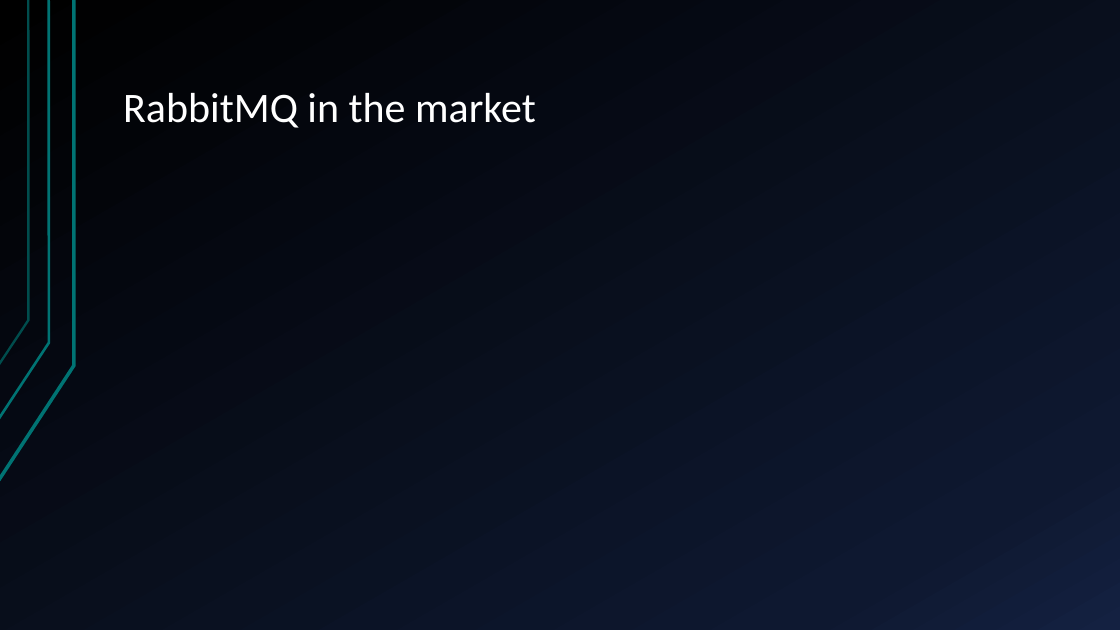
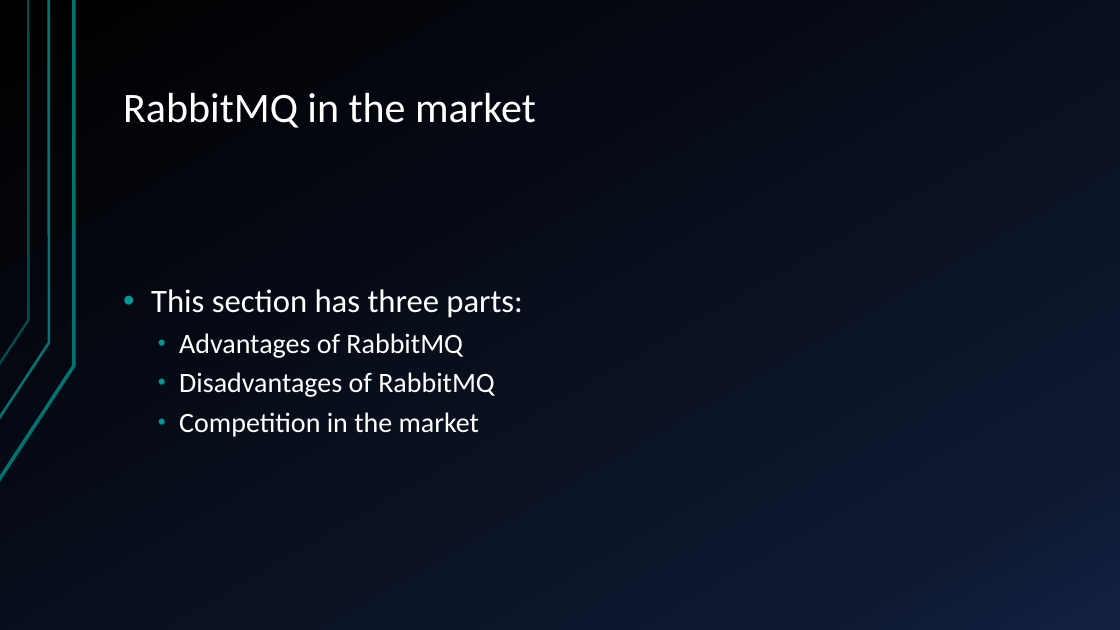
Before and after one commit to marc7666/Distributed-computing-course, a slide deck: slide 21 of Activities/Activity 2/RabbitMQ – components, benefits and application.pptx (slide 20 before the commit). Drawn at 1120x630 pixels with LibreOffice and Linux fonts; fonts in the diff are those of the drawing. Boxes give left, top, right and bottom in pixels: in the first picture for what was removed or moved away, otherwise in the second. Text is boxed around its words. In the diff, an @@ line names an element or a change of style, - is before the commit and + after.

```diff
--- a/Activities/Activity 2/RabbitMQ – components, benefits and application.pptx
+++ b/Activities/Activity 2/RabbitMQ – components, benefits and application.pptx
@@ text added at box(151, 289, 523, 437), 24 pt, text #FFFFFF @@
+• This section has three parts:
+  • Advantages of RabbitMQ
+  • Disadvantages of RabbitMQ
+  • Competition in the market
```
Also in this commit, not shown: 4 other slides changed, 1 slide added.
